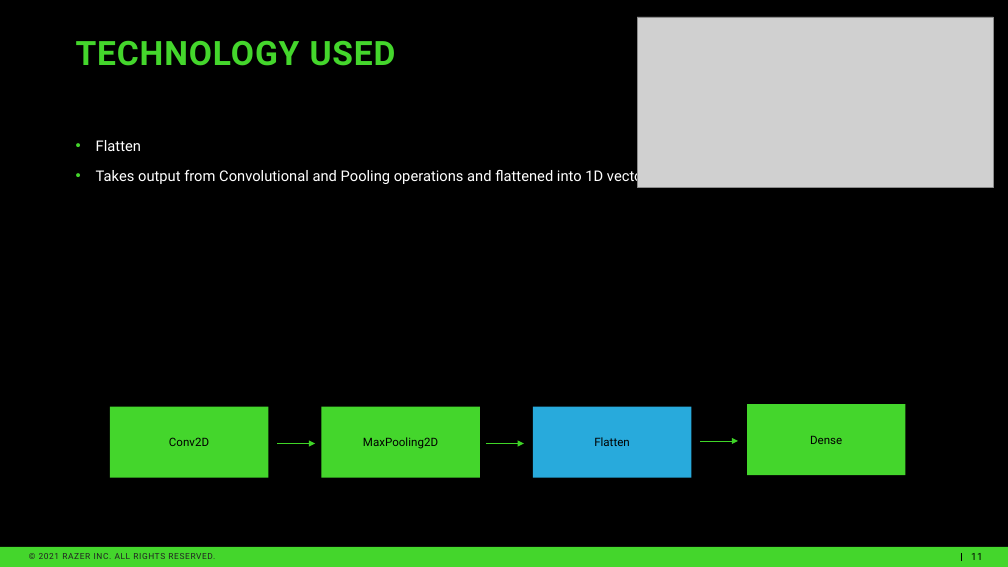
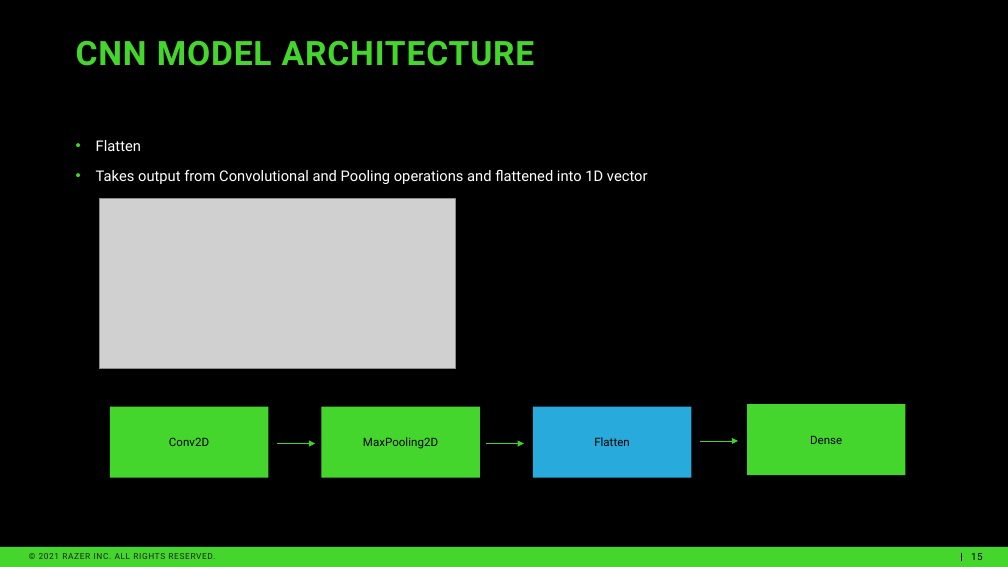
Before and after one commit to rommelsim/Capstone-Revised, a slide deck: slide 15 of Revised Capstone Presentation.pptx (slide 11 before the commit). Drawn at 1008x567 pixels with LibreOffice and Linux fonts; fonts in the diff are those of the drawing; grey boxes stand for pictures; background and template pictures are left out. Boxes give left, top, right and bottom in pixels: in the first picture for what was removed or moved away, otherwise in the second. Text is boxed around its words. In the diff, an @@ line names an element or a change of style, - is before the commit and + after.

```diff
--- a/Revised Capstone Presentation.pptx
+++ b/Revised Capstone Presentation.pptx
@@ title at (76,40,535,66): text changed @@
-TECHNOLOGY USED
+CNN MODEL ARCHITECTURE
@@ picture: place and size @@
-picture at (637,17,994,187)
+picture at (99,198,455,368)
@@ page number at (971,553,983,560): text changed @@
-11
+15
```
Also in this commit, not shown: 12 other slides changed, 4 slides added, 9 other files.
